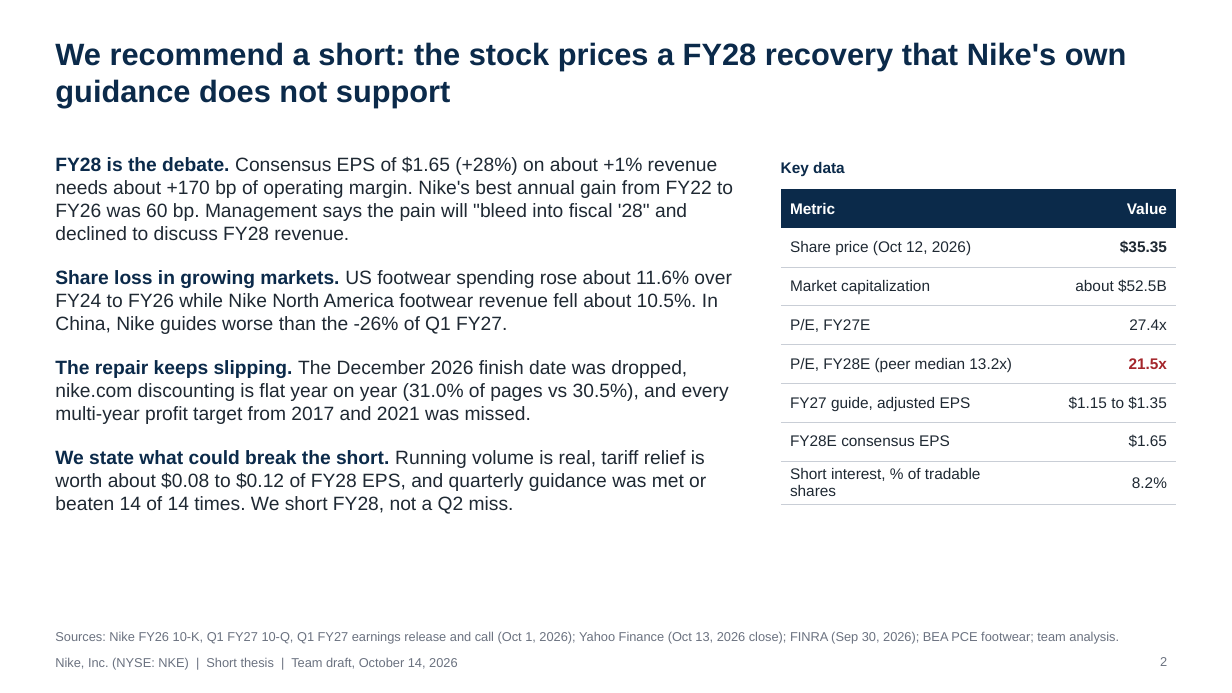
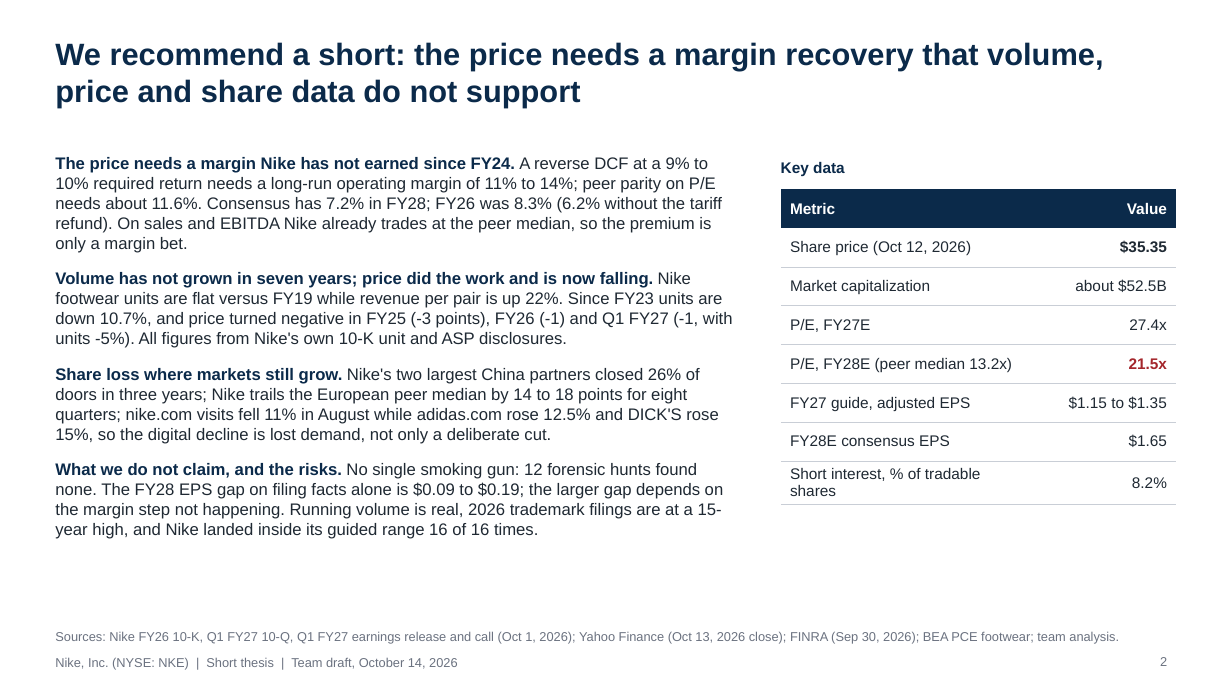
Before and after one commit to Varkot-dev/nike-research-case-comp, a slide deck: slide 2 of slides/pptx/Nike Short Thesis.pptx. Drawn at 1232x693 pixels with LibreOffice and Linux fonts; fonts in the diff are those of the drawing. Boxes give left, top, right and bottom in pixels: in the first picture for what was removed or moved away, otherwise in the second. Text is boxed around its words. In the diff, an @@ line names an element or a change of style, - is before the commit and + after.

```diff
--- a/slides/pptx/Nike Short Thesis.pptx
+++ b/slides/pptx/Nike Short Thesis.pptx
@@ title at (55,42,1103,108): text changed @@
-We recommend a short: the stock prices a FY28 recovery that Nike's own guidance does not support
+We recommend a short: the price needs a margin recovery that volume, price and share data do not support
@@ text at (55,157,733,539): text changed; size 15 to 13 pt @@
-FY28 is the debate. Consensus EPS of $1.65 (+28%) on about +1% revenue needs about +170 bp of operating margin. Nike's best annual gain from FY22 to FY26 was 60 bp. Management says the pain will "bleed into fiscal '28" and declined to discuss FY28 revenue.
-Share loss in growing markets. US footwear spending rose about 11.6% over FY24 to FY26 while Nike North America footwear revenue fell about 10.5%. In China, Nike guides worse than the -26% of Q1 FY27.
-The repair keeps slipping. The December 2026 finish date was dropped, nike.com discounting is flat year on year (31.0% of pages vs 30.5%), and every multi-year profit target from 2017 and 2021 was missed.
-We state what could break the short. Running volume is real, tariff relief is worth about $0.08 to $0.12 of FY28 EPS, and quarterly guidance was met or beaten 14 of 14 times. We short FY28, not a Q2 miss.
+The price needs a margin Nike has not earned since FY24. A reverse DCF at a 9% to 10% required return needs a long-run operating margin of 11% to 14%; peer parity on P/E needs about 11.6%. Consensus has 7.2% in FY28; FY26 was 8.3% (6.2% without the tariff refund). On sales and EBITDA Nike already trades at the peer median, so the premium is only a margin bet.
+Volume has not grown in seven years; price did the work and is now falling. Nike footwear units are flat versus FY19 while revenue per pair is up 22%. Since FY23 units are down 10.7%, and price turned negative in FY25 (-3 points), FY26 (-1) and Q1 FY27 (-1, with units -5%). All figures from Nike's own 10-K unit and ASP disclosures.
+Share loss where markets still grow. Nike's two largest China partners closed 26% of doors in three years; Nike trails the European peer median by 14 to 18 points for eight quarters; nike.com visits fell 11% in August while adidas.com rose 12.5% and DICK'S rose 15%, so the digital decline is lost demand, not only a deliberate cut.
+What we do not claim, and the risks. No single smoking gun: 12 forensic hunts found none. The FY28 EPS gap on filing facts alone is $0.09 to $0.19; the larger gap depends on the margin step not happening. Running volume is real, 2026 trademark filings are at a 15-year high, and Nike landed inside its guided range 16 of 16 times.
```
Also in this commit, not shown: 7 other slides changed, 2 slides added, 4 other files.
